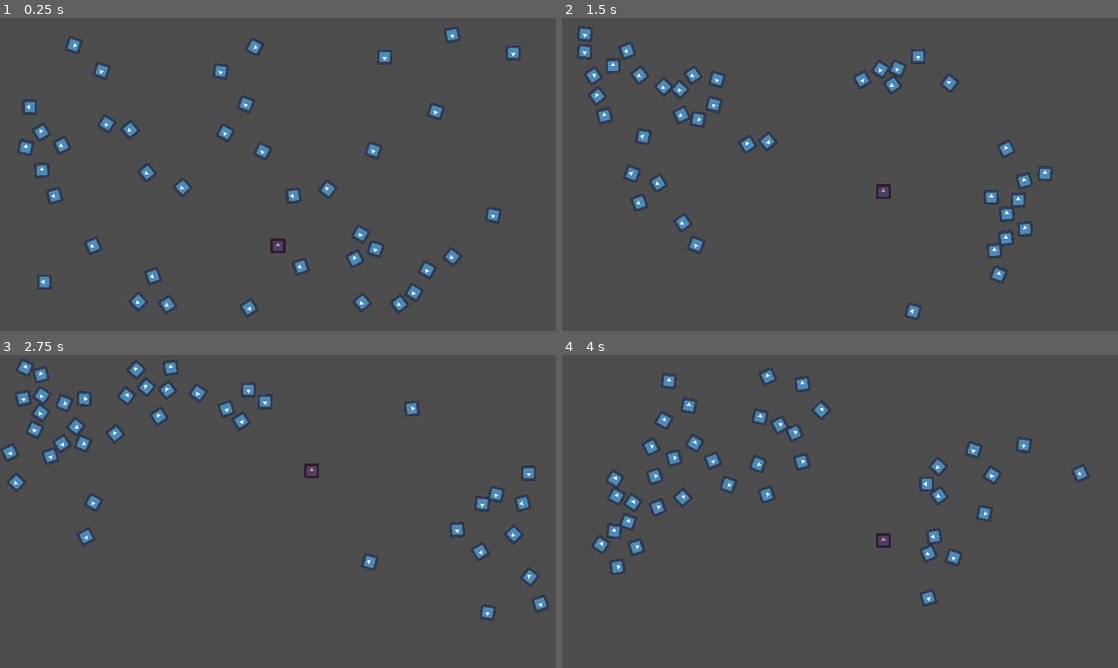
Above: before the commit, frames 1-4 (two rows, left to right).
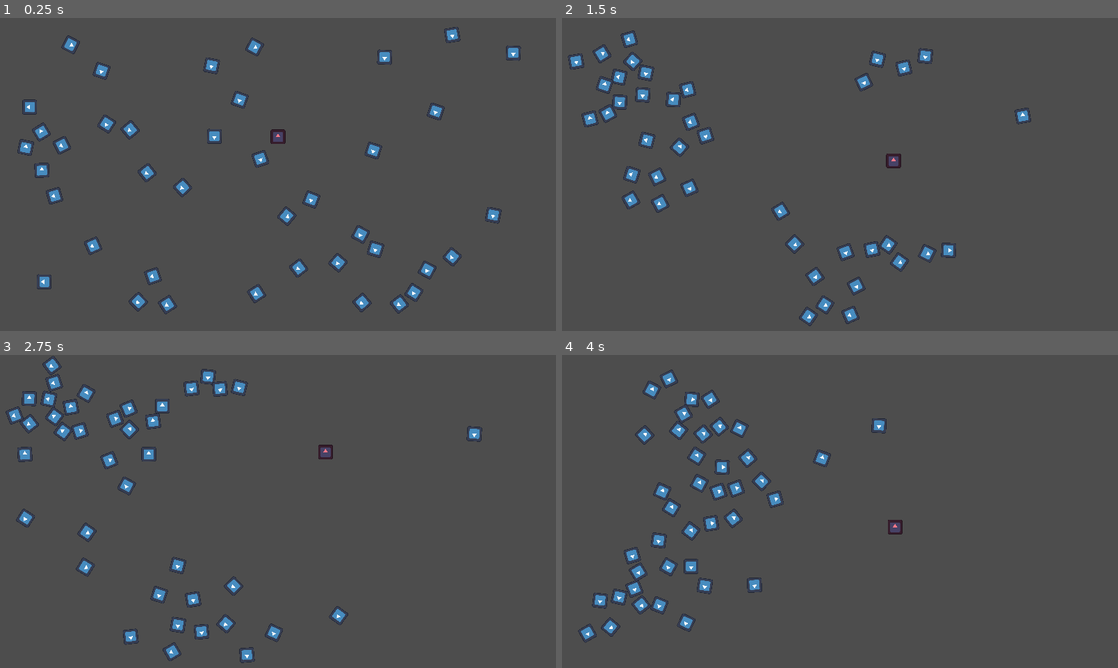
Above: after the commit, the same moments.

Repository: Applehand/flocking-sim-godot
Game: Godot game, scene res://scenes/main.tscn
The game is run twice, just before and just after one commit, with the same random seed, the same clock (stepped at 60 frames per second) and the same inputs. The engine's default icon, where the game draws it, is replaced by a stand-in: a white triangle on a blue panel in a dark square.
Inputs (mouse positions are in pixels of both pictures, inside the frame that each line leads up to):
- Up to frame 1 (0.25 s): no input
- Up to frame 2 (1.5 s): move the mouse to (962, 158) at 0.52 s; hold Space (dash) 0.53-1.28 s; move the mouse to (728, 190) at 1.27 s; tap Space (dash) at 1.35 s
- Up to frame 3 (2.75 s): move the mouse to (333, 442) at 2.02 s; hold Space (dash) from 2.03 s (still down)
- Up to frame 4 (4 s): move the mouse to (812, 574) at 2.77 s; release Space (dash) at 2.78 s; tap Space (dash) at 2.85 s; move the mouse to (1006, 558) at 3.52 s; hold Space (dash) from 3.53 s (still down)

The runs differ from the first frame. In frame 1, 1.6% of the frame differs, in the area x 6-82%, y 5-96%; in frame 2, 5.5%; in frame 3, 5.7%; in frame 4, 5.9%, in the area x 2-95%, y 4-92%.

Commit message:
dynamic borders/boid spawns

Diff:
--- a/scenes/main.tscn
+++ b/scenes/main.tscn
@@ -4,48 +4,39 @@
 [ext_resource type="PackedScene" uid="uid://dh1ltvja45grq" path="res://scenes/player.tscn" id="2_g0xw7"]
 
 [sub_resource type="RectangleShape2D" id="RectangleShape2D_86cxv"]
-size = Vector2(20, 1080)
 
 [sub_resource type="RectangleShape2D" id="RectangleShape2D_jju1f"]
-size = Vector2(1920, 20)
 
 [sub_resource type="RectangleShape2D" id="RectangleShape2D_ccfog"]
-size = Vector2(20, 1080)
 
 [sub_resource type="RectangleShape2D" id="RectangleShape2D_mcioo"]
-size = Vector2(1920, 20)
 
 [node name="main" type="Node2D"]
 script = ExtResource("1_d3sgk")
 num_boids = 40
 
 [node name="LeftBorder" type="StaticBody2D" parent="."]
-position = Vector2(2.08165e-12, 540)
 constant_linear_velocity = Vector2(10, 2.08165e-12)
 
 [node name="CollisionShape2D" type="CollisionShape2D" parent="LeftBorder"]
 shape = SubResource("RectangleShape2D_86cxv")
 
 [node name="TopBorder" type="StaticBody2D" parent="."]
-position = Vector2(960, 2.08165e-12)
 constant_linear_velocity = Vector2(2.08165e-12, 10)
 
 [node name="CollisionShape2D" type="CollisionShape2D" parent="TopBorder"]
 shape = SubResource("RectangleShape2D_jju1f")
 
 [node name="RightBorder" type="StaticBody2D" parent="."]
-position = Vector2(1920, 540)
 constant_linear_velocity = Vector2(-10, 2.08165e-12)
 
 [node name="CollisionShape2D" type="CollisionShape2D" parent="RightBorder"]
 shape = SubResource("RectangleShape2D_ccfog")
 
 [node name="BottomBorder" type="StaticBody2D" parent="."]
-position = Vector2(960, 1080)
 constant_linear_velocity = Vector2(2.08165e-12, -10)
 
 [node name="CollisionShape2D" type="CollisionShape2D" parent="BottomBorder"]
 shape = SubResource("RectangleShape2D_mcioo")
 
 [node name="player" parent="." instance=ExtResource("2_g0xw7")]
-position = Vector2(960, 836)
--- a/scripts/Boid.gd
+++ b/scripts/Boid.gd
@@ -60,13 +60,13 @@
 
 	# Adding up separation distances for boids within protected range
 	for boid in boids_in_protected_range:
-		sep_dist_x += self.position.x - boid.position.x
-		sep_dist_y += self.position.y - boid.position.y
+		sep_dist_x += position.x - boid.position.x
+		sep_dist_y += position.y - boid.position.y
 
 	# Also avoiding the player, if visible
 	if player_body:
-		player_sep_dist_x += self.position.x - player_body.position.x
-		player_sep_dist_y += self.position.y - player_body.position.y
+		player_sep_dist_x += position.x - player_body.position.x
+		player_sep_dist_y += position.y - player_body.position.y
 
 	# Getting average positions and velocities for boids in view
 	for boid in boids_in_visual_range:
@@ -81,31 +81,31 @@
 		y_pos_avg = y_pos_avg / num_boids_in_vision
 
 	# Separation velocity calcs
-	self.linear_velocity.x += sep_dist_x * separation_strength
-	self.linear_velocity.y += sep_dist_y * separation_strength
-	self.linear_velocity.x += player_sep_dist_x * player_separation_strength
-	self.linear_velocity.y += player_sep_dist_y * player_separation_strength
+	linear_velocity.x += sep_dist_x * separation_strength
+	linear_velocity.y += sep_dist_y * separation_strength
+	linear_velocity.x += player_sep_dist_x * player_separation_strength
+	linear_velocity.y += player_sep_dist_y * player_separation_strength
 
 	# Alignment velocity calcs
-	self.linear_velocity.x += (x_vel_avg - self.linear_velocity.x) * alignment_strength
-	self.linear_velocity.y += (y_vel_avg - self.linear_velocity.y) * alignment_strength
+	linear_velocity.x += (x_vel_avg - linear_velocity.x) * alignment_strength
+	linear_velocity.y += (y_vel_avg - linear_velocity.y) * alignment_strength
 
 	# Cohesion velocity calcs
-	self.linear_velocity.x += (x_pos_avg - self.position.x) * centering_strength
-	self.linear_velocity.y += (y_pos_avg - self.position.y) * centering_strength
+	linear_velocity.x += (x_pos_avg - position.x) * centering_strength
+	linear_velocity.y += (y_pos_avg - position.y) * centering_strength
 
 	# Speed constraints
-	var speed = sqrt(self.linear_velocity.x*self.linear_velocity.x + self.linear_velocity.y*self.linear_velocity.y)
+	var speed = sqrt(linear_velocity.x*linear_velocity.x + linear_velocity.y*linear_velocity.y)
 	if speed > max_speed:
-		self.linear_velocity.x = (self.linear_velocity.x/speed)*max_speed
-		self.linear_velocity.y = (self.linear_velocity.y/speed)*min_speed
+		linear_velocity.x = (linear_velocity.x/speed)*max_speed
+		linear_velocity.y = (linear_velocity.y/speed)*min_speed
 	if speed < min_speed:
-		self.linear_velocity.x = (self.linear_velocity.x/speed)*min_speed
-		self.linear_velocity.y = (self.linear_velocity.y/speed)*min_speed
+		linear_velocity.x = (linear_velocity.x/speed)*min_speed
+		linear_velocity.y = (linear_velocity.y/speed)*min_speed
 
 	# Sprite rotation update
 	sprite.rotation = lerp_angle(sprite.rotation, linear_velocity.angle(), 0.75)
 
 	# Final position update
-	self.position.x = self.position.x + self.linear_velocity.x
-	self.position.y = self.position.y + self.linear_velocity.y
+	position.x = position.x + linear_velocity.x
+	position.y = position.y + linear_velocity.y
--- a/scripts/main.gd
+++ b/scripts/main.gd
@@ -1,13 +1,33 @@
 extends Node2D
+
+@onready var left_border = $LeftBorder
+@onready var top_border = $TopBorder
+@onready var right_border = $RightBorder
+@onready var bottom_border = $BottomBorder
+@onready var player = $player
 
 @export var num_boids: int
 
 var boid_scene: PackedScene = preload("res://scenes/Boid.tscn")
-const WINDOW_X: int = 1920
-const WINDOW_Y: int = 1080
 
 func _ready() -> void:
+	var window_x: int = get_viewport_rect().size.x
+	var window_y: int = get_viewport_rect().size.y
+
+	left_border.position.y = window_y / 2
+	top_border.position.x = window_x / 2
+	right_border.position.x = window_x
+	right_border.position.y = window_y / 2
+	bottom_border.position.x = window_x / 2
+	bottom_border.position.y = window_y
+
+	left_border.get_node("CollisionShape2D").shape.size.y = window_y
+	right_border.get_node("CollisionShape2D").shape.size.y = window_y
+	top_border.get_node("CollisionShape2D").shape.size.x = window_x
+	bottom_border.get_node("CollisionShape2D").shape.size.x = window_x
+	player.position = Vector2(window_x / 2, window_y / 3)
+
 	for i in range(num_boids):
 		var boid: Boid = boid_scene.instantiate()
 		add_child(boid)
-		boid.position = Vector2(randi() % WINDOW_X, randi() % WINDOW_Y)
+		boid.position = Vector2(randi() % window_x, randi() % window_y)
Not shown, changed: .gitignore
